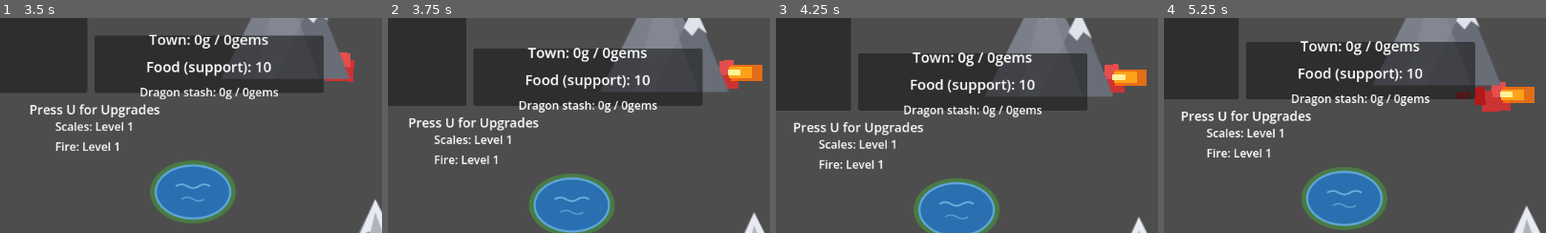
Above: before the commit, frames 1-4 (left to right).
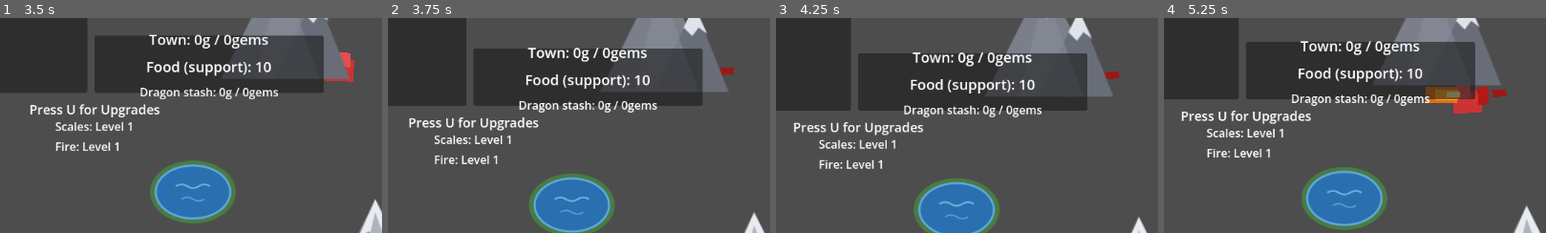
Above: after the commit, the same moments.

Repository: hyperdrive/dragonheart
Game: Godot game, scene res://scenes/main/Main.tscn
Two runs of this game, one before a commit and one after it. Both use one fixed random seed, a clock stepped at 60 frames per second and the inputs below.
Inputs:
- Up to frame 1 (3.5 s): tap U every 0.75 s from 0.5 to 2.75 s; hold D (move_right) 0.53-1.28 s; tap Space (fire) every 0.75 s from 0.6 to 2.85 s; hold S (move_down) 1.28-2.03 s; hold D (move_right) 2.03-2.78 s; hold W (move_up) from 2.78 s (still down)
- Up to frame 2 (3.75 s): tap U at 3.5 s; release W (move_up) at 3.53 s; hold A (move_left) from 3.53 s (still down); tap Space (fire) at 3.6 s
- Up to frame 3 (4.25 s): keep holding A (move_left)
- Up to frame 4 (5.25 s): tap U at 4.25 s; tap Space (fire) at 4.35, 5.1 s; release A (move_left) at 5.03 s; hold S (move_down) from 5.03 s (still down)
The pictures show only the part of the screen within x 9-59%, y 36-86%; the shares and areas given below are measured in that part.

Frame 1 is identical in both runs. In frame 2, 1.0% of the frame differs, in the area x 86-98%, y 19-33%; in frame 3, 1.0%; in frame 4, 2.7%, in the area x 68-97%, y 29-45%.

Commit message:
Directional facing, fire direction, miner gold cart
New features (user request):
- All characters now face left/right: BaseNPC tracks facing from horizontal
  velocity (move_towards + FLEEING tick) and mirrors the Sprite container
  (scale.x = -1); Dragon mirrors from input. Composites mirror cleanly; the
  fire/death animations (Sprite position/rotation tracks only) stay correct
  under the mirror.
- Dragon fire follows facing: _apply_facing mirrors FireArea origin, hitbox
  offset, and Flame visual with explicit sign flips (no negative scale on the
  physics Area2D).
- Miners push a visible gold cart (cart bed/wheels + gold.svg pile), shown
  via carrying_changed while payload aboard, positioned 26*facing (pushed in
  front), hidden after delivery or a steal.
- Miners flee harder while carting: BaseNPC.flee_speed_multiplier (1.3 for
  miners) consumed by the existing priority-0 FLEEING state, plus a wider
  180px fear radius while the gold economy is exposed.
- Steal-from-cart: no new system needed — GoldInterceptionSystem already
  seizes payload from fleeing carters in range; verified stash transfer and
  cart emptying headless.

Verified headless, zero errors: facing probes (dragon + miner), fire-assembly
mirroring probes, cart show/hide/follow probes, flee-state probe (FLEEING at
180px, away-directed 117px/s run, payload intact), steal probe (stash 0->2),
and a full-run regression (economy loop untouched).

Decisions: docs/decisions/2026-11-08-directional-facing-cart.md

Diff:
--- a/scenes/npcs/Miner.tscn
+++ b/scenes/npcs/Miner.tscn
@@ -1,6 +1,7 @@
-[gd_scene load_steps=3 format=3 uid="uid://c1d4e6f8a2b3n"]
+[gd_scene load_steps=4 format=3 uid="uid://c1d4e6f8a2b3n"]
 
 [ext_resource type="Script" path="res://scripts/npcs/Miner.gd" id="2_r5s7t"]
+[ext_resource type="Texture2D" path="res://assets/gold.svg" id="3_gold_tex"]
 
 [sub_resource type="RectangleShape2D" id="1"]
 size = Vector2(16, 32)
@@ -46,3 +47,32 @@
 
 [node name="CollisionShape2D" type="CollisionShape2D" parent="."]
 shape = SubResource("1")
+
+[node name="Cart" type="Node2D" parent="."]
+visible = false
+position = Vector2(26, 8)
+
+[node name="Bed" type="ColorRect" parent="Cart"]
+position = Vector2(-16, -14)
+size = Vector2(24, 16)
+color = Color(0.48, 0.32, 0.16, 1.0)
+
+[node name="Rail" type="ColorRect" parent="Cart"]
+position = Vector2(-16, -18)
+size = Vector2(24, 5)
+color = Color(0.38, 0.25, 0.12, 1.0)
+
+[node name="Wheel" type="ColorRect" parent="Cart"]
+position = Vector2(-13, 2)
+size = Vector2(8, 8)
+color = Color(0.28, 0.2, 0.12, 1.0)
+
+[node name="Wheel2" type="ColorRect" parent="Cart"]
+position = Vector2(1, 2)
+size = Vector2(8, 8)
+color = Color(0.28, 0.2, 0.12, 1.0)
+
+[node name="GoldPile" type="Sprite2D" parent="Cart"]
+position = Vector2(-4, -17)
+scale = Vector2(0.45, 0.45)
+texture = ExtResource("3_gold_tex")
--- a/scripts/characters/Dragon.gd
+++ b/scripts/characters/Dragon.gd
@@ -17,6 +17,8 @@
 var max_health: int = 100
 var is_firing: bool = false
 var fire_cooldown: float = 0.0
+## Facing state: 1 = right, -1 = left; mirrors body AND the fire assembly.
+var facing: int = 1
 ## True from die() onward: blocks extra damage, input, activity re-entry.
 var _dying: bool = false
 
@@ -26,6 +28,7 @@
 @onready var animation_player: AnimationPlayer = $AnimationPlayer
 @onready var fire_area: Area2D = $FireArea
 @onready var flame: Node2D = $FireArea/Flame
+@onready var fire_collision: CollisionShape2D = $FireArea/FireCollision
 @onready var interception_system: GoldInterceptionSystem = $GoldInterceptionSystem
 
 func _ready() -> void:
@@ -74,8 +77,23 @@
 	velocity = input_direction * speed
 	move_and_slide()
 
+	# Face travel direction: mirrors the body and the whole fire assembly.
+	if input_direction.x != 0.0:
+		var new_facing := 1 if input_direction.x > 0.0 else -1
+		if new_facing != facing:
+			facing = new_facing
+			_apply_facing()
+
 	if Input.is_action_just_pressed("fire"):
 		fire_breath()
+
+## Mirror the visual body AND the fire assembly to the facing side. Done with
+## explicit component mirroring — no negative scale on the physics Area2D.
+func _apply_facing() -> void:
+	sprite.scale.x = float(facing)
+	fire_area.position.x = 20.0 * float(facing)      # breath origin offset
+	fire_collision.position.x = 15.0 * float(facing) # hitbox follows
+	flame.scale.x = float(facing)                    # flame visual mirrors
 
 func _process(delta: float) -> void:
 	# Auto-theft: the core loop. When a payload carrier is in range and
--- a/scripts/npcs/BaseNPC.gd
+++ b/scripts/npcs/BaseNPC.gd
@@ -14,7 +14,10 @@
 @export_group("Identity")
 @export var npc_type: String = "villager"
 @export var max_health: int = 50
+@export_group("Movement")
 @export var speed: float = 100.0
+## Speed multiplier while FLEEING (BehaviorTree applies it to the escape run).
+@export var flee_speed_multiplier: float = 1.0
 
 @export_group("Tier (TTRPG levels)")
 @export_range(1, 5) var npc_level: int = 1
@@ -38,6 +41,12 @@
 ## Payload slot: resources currently being carried (walked to town / stealable).
 var payload_res_type: String = ""
 var payload_amount: int = 0
+
+## Facing state: 1 = right, -1 = left. Mirrors the Sprite container (cheap
+## left/right representation — composites mirror cleanly, see _apply_facing).
+var facing: int = 1
+
+@onready var sprite: Node2D = $Sprite
 
 func _ready() -> void:
 	# sync health — subclasses MUST set max_health before calling super._ready()
@@ -79,8 +88,25 @@
 		velocity = Vector2.ZERO
 		return true
 	velocity = (target - global_position).normalized() * speed
+	update_facing()
 	move_and_slide()
 	return false
+
+## Track last horizontal travel direction: 1 right, -1 left. Zero x keeps the
+## current facing. Call sites: move_towards (aim walk), BehaviorTree fleeing.
+func update_facing() -> void:
+	if velocity.x == 0.0:
+		return
+	var new_facing := 1 if velocity.x > 0.0 else -1
+	if new_facing != facing:
+		facing = new_facing
+		_apply_facing()
+
+## Mirror the whole visual container horizontally. ColorRect composites mirror
+## about the container origin, so outlines/animations stay consistent.
+func _apply_facing() -> void:
+	if sprite != null:
+		sprite.scale.x = float(facing)
 
 ## Set/clear the payload being carried. Emits carrying_changed so the
 ## GoldInterceptionSystem sees this NPC as a steal target.
--- a/scripts/npcs/BehaviorTree.gd
+++ b/scripts/npcs/BehaviorTree.gd
@@ -174,7 +174,9 @@
 			# Refresh the escape vector while still too close.
 			var away := (npc.global_position - dragon.global_position).normalized()
 			npc.flee_target = npc.global_position + away * npc.safe_radius
-	npc.velocity = (npc.flee_target - npc.global_position).normalized() * npc.speed
+	var flee_speed := npc.speed * npc.flee_speed_multiplier
+	npc.velocity = (npc.flee_target - npc.global_position).normalized() * flee_speed
+	npc.update_facing()
 	npc.move_and_slide()
 	if npc.global_position.distance_to(npc.flee_target) < ARRIVAL_DISTANCE:
 		npc.velocity = Vector2.ZERO
--- a/scripts/npcs/Miner.gd
+++ b/scripts/npcs/Miner.gd
@@ -20,19 +20,30 @@
 var can_mine: bool = true
 var mining_cooldown: float = 0.0
 
+@onready var cart: Node2D = $Cart
+
 func _physics_process(delta: float) -> void:
 	# Post-interception recovery timer (blocks the mine activity until elapsed).
 	if mining_cooldown > 0.0:
 		mining_cooldown -= delta
 	super._physics_process(delta)
+	_push_cart()
 
 func _ready() -> void:
 	# Configure before super._ready() — it syncs health from max_health.
 	npc_type = "miner"
 	max_health = 60
 	speed = 90.0
+	# Cart carriers are the gold economy on legs — they start fleeing earlier
+	# and run faster while the payload (and its cart) is exposed.
+	danger_radius = 180.0
+	flee_speed_multiplier = 1.3
 
 	super._ready()
+
+	# Cart visibility tracks the payload slot (shown while gold/gems aboard).
+	cart.visible = payload_amount > 0
+	carrying_changed.connect(_on_carrying_changed)
 
 	behavior_tree = BehaviorTree.new()
 	add_child(behavior_tree)
@@ -117,3 +128,18 @@
 	take_damage(40)
 	mining_cooldown = 10.0
 	print("Miner intercepted by dragon!")
+
+# --- gold cart ----------------------------------------------------------------
+
+## The cart rides in front of the miner (they push it toward town).
+func _push_cart() -> void:
+	if cart == null:
+		return
+	cart.position = Vector2(26.0 * float(facing), 8.0)
+
+## carrying_changed: show the cart only while a payload is actually aboard —
+## filling it at the mine, hiding it after delivery or a dragon steal.
+func _on_carrying_changed(_res_type: String, amount: int) -> void:
+	if cart == null:
+		return
+	cart.visible = amount > 0
Not shown, added: docs/decisions/2026-11-08-directional-facing-cart.md
